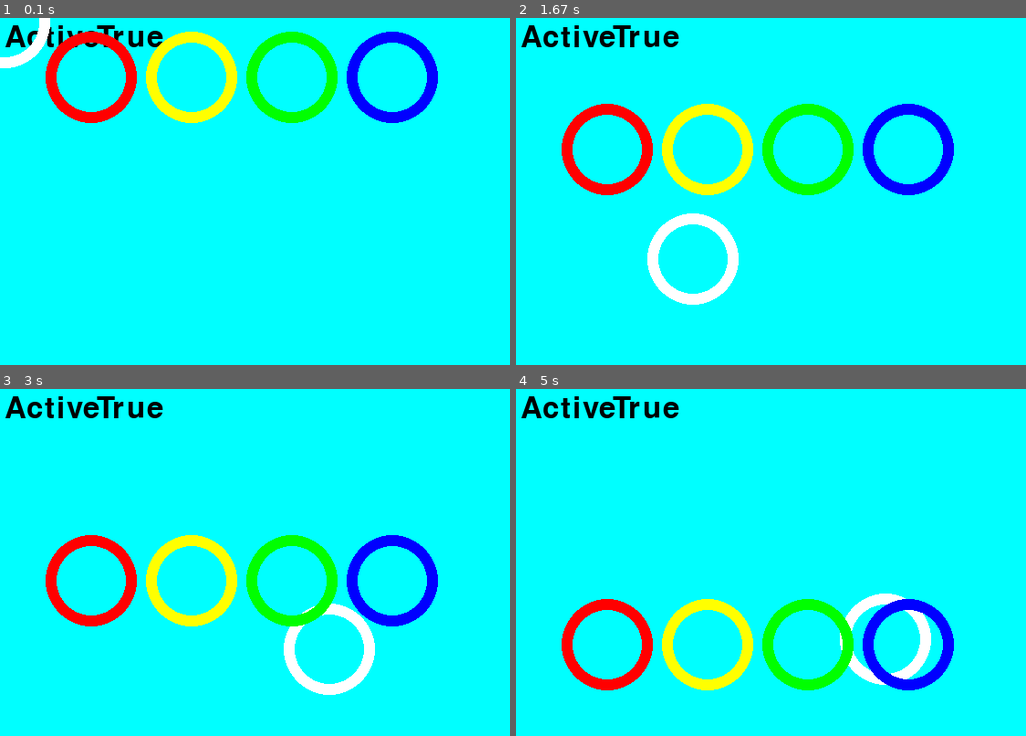
Above: before the commit, frames 1-4 (two rows, left to right).
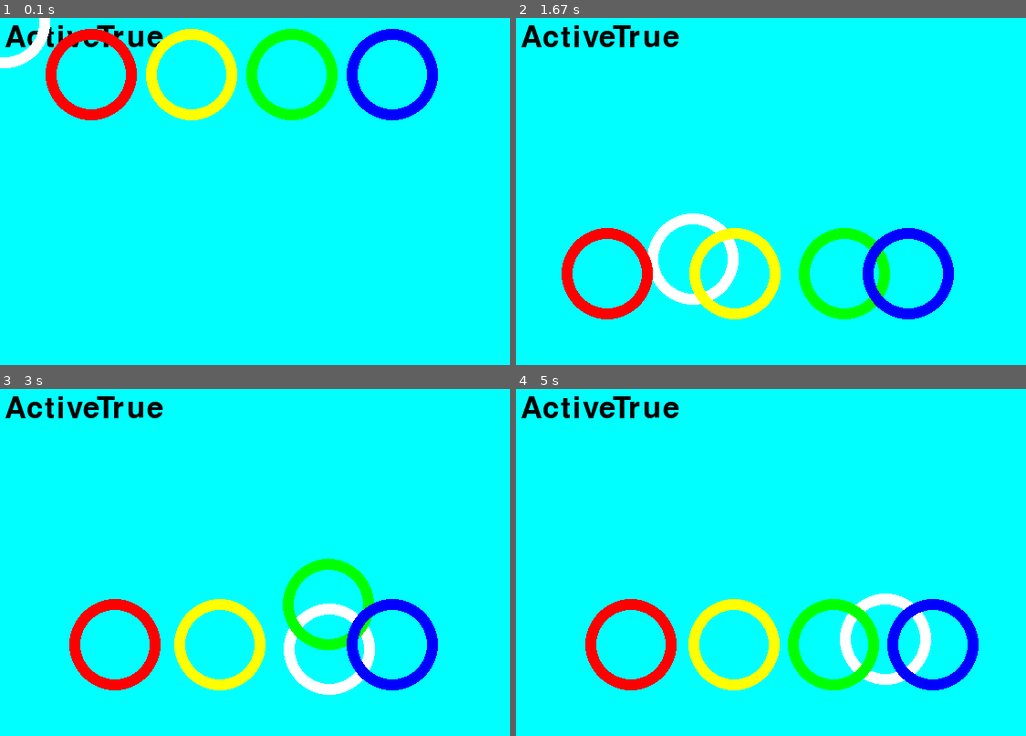
Above: after the commit, the same moments.

Repository: threeup/pygame-learn
Game: pygame game, started from game.py
The game is run twice, just before and just after one commit, with the same random seed, the same clock (stepped at 60 frames per second) and the same inputs.
Inputs (mouse positions are in pixels of both pictures, inside the frame that each line leads up to):
- Up to frame 1 (0.1 s): no input
- Up to frame 2 (1.67 s): click (796, 191) at 0.38 s; click (857, 215) at 0.72 s; click (781, 174) at 1.05 s; click (694, 257) at 1.38 s
- Up to frame 3 (3 s): click (459, 555) at 1.72 s; click (127, 618) at 2.05 s; click (66, 659) at 2.38 s; click (331, 649) at 2.72 s
- Up to frame 4 (5 s): click (750, 593) at 3.05 s; click (602, 458) at 3.38 s; click (684, 576) at 3.72 s; click (811, 687) at 4.05 s; click (720, 437) at 4.38 s; click (883, 638) at 4.72 s

The runs differ from the first frame. In frame 1, 2.0% of the frame differs, in the area x 8-86%, y 3-31%; in frame 2, 12%, in the area x 8-86%, y 24-87%; in frame 3, 11%; in frame 4, 10%.

Commit message:
physics and pygamesound

Diff:
--- a/ctrlr.py
+++ b/ctrlr.py
@@ -11,30 +11,32 @@
 
 class MouseCtrlr(Ctrlr):
     def __init__(self, enty_list, flipy):
-        self.p = [0,0]
+        self.mousep = [0, 0]
         self.flipy = flipy
         # invoking the __init__ of the parent class
         Ctrlr.__init__(self, enty_list)
 
     def handle_event(self, event):
-        self.p = pygame.mouse.get_pos()
+        self.mousep = pygame.mouse.get_pos()
 
     def tick(self, deltaTime):
         first_enty = self.list[0]
-        first_enty.set_pos(self.p[0], self.flipy(self.p[1]))
+        first_enty.set_pos(self.mousep[0], self.flipy(self.mousep[1]))
+
 
 class HumanCtrlr(Ctrlr):
     def __init__(self, enty_list):
         # invoking the __init__ of the parent class
         Ctrlr.__init__(self, enty_list)
         self.held = []
+        self.sound_effect = pygame.mixer.Sound('brr.wav')
 
-        for i in range(self.count):
+        for _ in range(self.count):
             self.held.append(False)
-            self.list[i].set_pos(100+110*i, 320)
 
     def handle_event(self, event):
         if event.type == pygame.JOYBUTTONDOWN:
+            self.sound_effect.play()
             for i in range(self.count):
                 if event.button == i:
                     self.held[i] = True
@@ -45,14 +47,14 @@
 
     def tick(self, deltaTime):
         for i in range(self.count):
-            p = self.list[i].p
+            p = self.list[i].get_pos()
             if self.held[i]:
                 if p.y < 320:
-                    self.list[i].move(0,3)
+                    self.list[i].impulse(0, 30)
             else:
-                if p.y > 100:
-                    self.list[i].move(0,-1)
-
+                if p.y < 100:
+                    self.list[i].set_pos(p.x, 100)
+        return
 
 
 class AICtrlr(Ctrlr):
--- a/enty.py
+++ b/enty.py
@@ -7,25 +7,35 @@
         self.name = name
         self.color = color
         self.radius = 50
-        self.p =  Vec2d(0,0)
         self.elapsed_time = 0
+        self.debug = False
 
 
     def set_pos(self, x, y):
-        self.p = Vec2d(x, y)
+        if self.body:
+            self.body.velocity = Vec2d(0,0)
+            self.body.position = x,y
 
-    def move(self, x, y):
-        self.p = Vec2d(self.p.x + x, self.p.y + y)
+    def get_pos(self):
+        if self.body:
+            return self.body.position
+        return (0,0)
+
+    def impulse(self, x, y):
+        if self.body:
+            impulse = (self.body.mass * x,self.body.mass * y)
+            self.body.apply_impulse_at_local_point(impulse)
 
     def tick(self, delta):
         self.elapsed_time += delta
 
     def draw(self, screen, flipy):
-        draw_pos = int(self.p.x), int(flipy(self.p.y))
+        p = self.body.position
+        draw_pos = int(p.x), int(flipy(p.y))
         pygame.draw.circle(screen, self.color, draw_pos, int(self.radius), 12)
 
-    def addCircleCollision(self, space, btype):
-        self.body = pymunk.Body(body_type = btype)
+    def addCircleCollision(self, space, pos, btype):
+        self.body = pymunk.Body(1,1666,body_type = btype)
+        self.body.position = pos[0],pos[1]
         self.shape = pymunk.Circle(self.body, 30, (0, 0))
-        self.shape.collision_type = 1
-        space.add(self.body)
+        space.add(self.body, self.shape)
--- a/game.py
+++ b/game.py
@@ -20,9 +20,11 @@
     ents.append(result)
     return result
 
-def makeCircleEnt(name, color, space, type):
+def makeCircleEnt(space, name, color, pos, btype):
     result = makeEnt(name, color)
-    result.addCircleCollision(space, pymunk.Body.KINEMATIC)
+    result.addCircleCollision(space, pos, btype)
+    if(pos[0] > 400):
+        result.debug = True
     return result
 
 
@@ -43,16 +45,17 @@
 
     # Physics stuff
     space = pymunk.Space()
-    space.gravity = 0.0, -900.0
+    space.gravity = 0.0, -981.0
+
 
     # Entities
     #aiball = makeCircleEnt("hero", "white", space, pymunk.Body.KINEMATIC)
-    mouseball = makeCircleEnt("mouse", "white", space, pymunk.Body.KINEMATIC)
+    mouseball = makeCircleEnt(space, "mouse", "white", (10,10), pymunk.Body.KINEMATIC)
 
-    ball0 = makeCircleEnt("ball-r", "red", space, pymunk.Body.KINEMATIC)
-    ball1 = makeCircleEnt("ball-y", "yellow", space, pymunk.Body.KINEMATIC)
-    ball2 = makeCircleEnt("ball-g", "green", space, pymunk.Body.KINEMATIC)
-    ball3 = makeCircleEnt("ball-b", "blue", space, pymunk.Body.KINEMATIC)
+    ball0 = makeCircleEnt(space, "ball-r", "red", (100+110*0, 320), pymunk.Body.DYNAMIC)
+    ball1 = makeCircleEnt(space, "ball-y", "yellow", (100+110*1, 320),pymunk.Body.DYNAMIC)
+    ball2 = makeCircleEnt(space, "ball-g", "green", (100+110*2, 320),pymunk.Body.DYNAMIC)
+    ball3 = makeCircleEnt(space, "ball-b", "blue", (100+110*3, 320), pymunk.Body.DYNAMIC)
 
     # Controller
     #aiCtrlr = AICtrlr([aiball])
@@ -105,6 +108,8 @@
                 space.step(dt)
 
 
+
+
         # Draw stuff
         screen.fill(pygame.Color("cyan"))
 
Not shown, added: brr.wav
